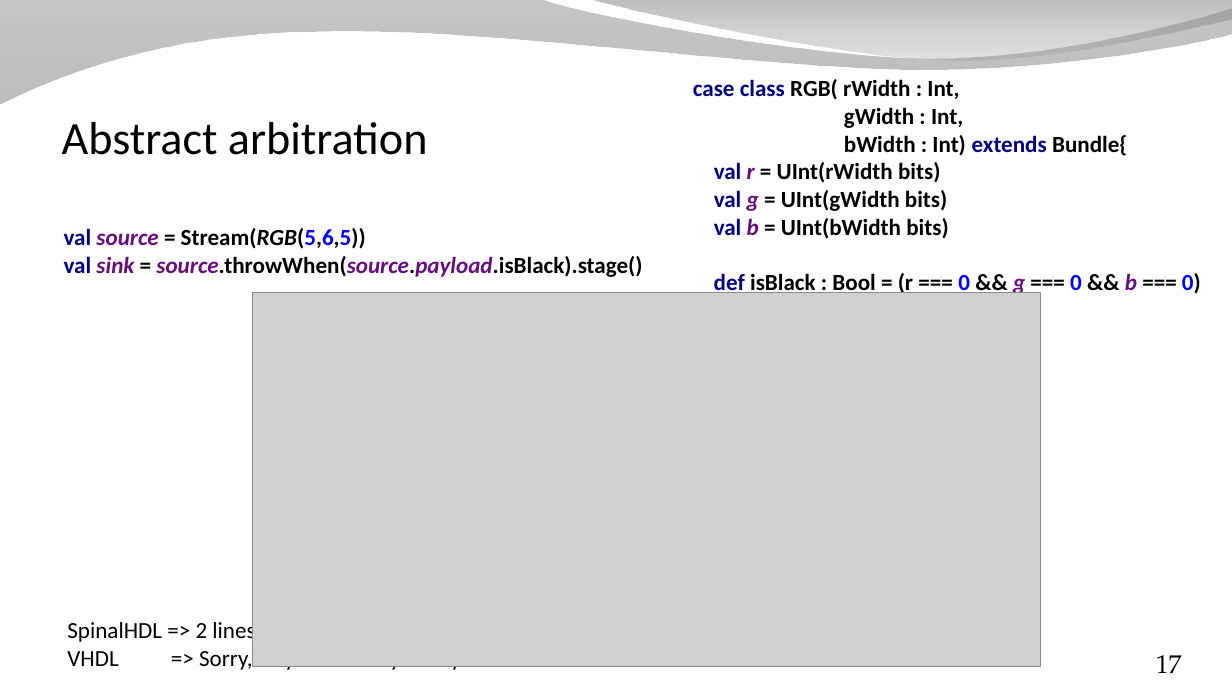
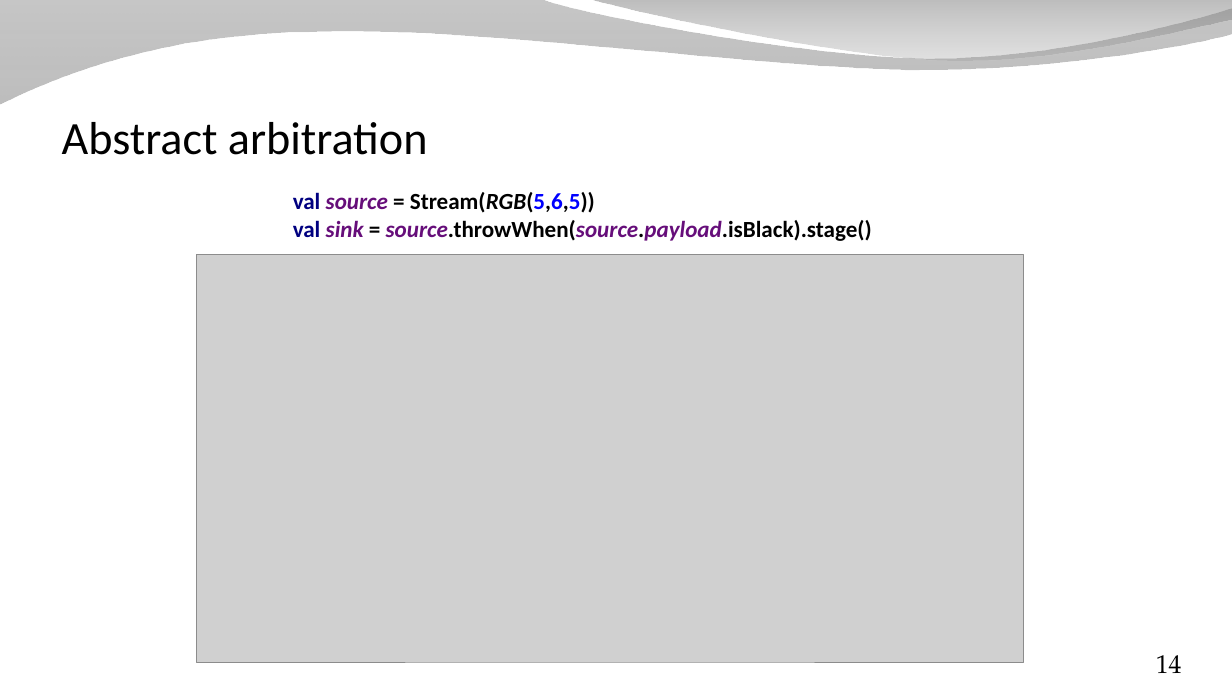
Before and after one commit to SpinalHDL/SpinalDoc, a slide deck: slide 14 of presentation/en/presentation_move_forward_short.odp (slide 17 before the commit). Drawn at 1232x693 pixels with LibreOffice and Linux fonts; fonts in the diff are those of the drawing; grey boxes stand for pictures; background and template pictures are left out. Boxes give left, top, right and bottom in pixels: in the first picture for what was removed or moved away, otherwise in the second. Text is boxed around its words. In the diff, an @@ line names an element or a change of style, - is before the commit and + after.

```diff
--- a/presentation/en/presentation_move_forward_short.odp
+++ b/presentation/en/presentation_move_forward_short.odp
@@ text removed at (693,79,1201,297) @@
-case class RGB( rWidth : Int,
-gWidth : Int,
-bWidth : Int) extends Bundle{
-val r = UInt(rWidth bits)
-val g = UInt(gWidth bits)
-val b = UInt(bWidth bits)
-def isBlack : Bool = (r === 0 && g === 0 && b === 0)
-}
@@ text "val source = Stream(RGB(5,6,5)) val ...": place and size @@
-text "val source = Stream(RGB(5,6,5)) val ..." at (64,228,642,277)
+text "val source = Stream(RGB(5,6,5)) val ..." at (293,192,872,241)
@@ picture: place and size @@
-picture at (252,292,1040,666)
+picture at (197,255,1023,662)
@@ text removed at (67,619,462,673) @@
-SpinalHDL => 2 lines
-VHDL => Sorry, I try to save my sanity
@@ page number at (1156,655,1182,673): text changed @@
-17
+14
```
Also in this commit, not shown: 6 other slides changed, 2 slides added, 1 slide removed, 1 other file.
